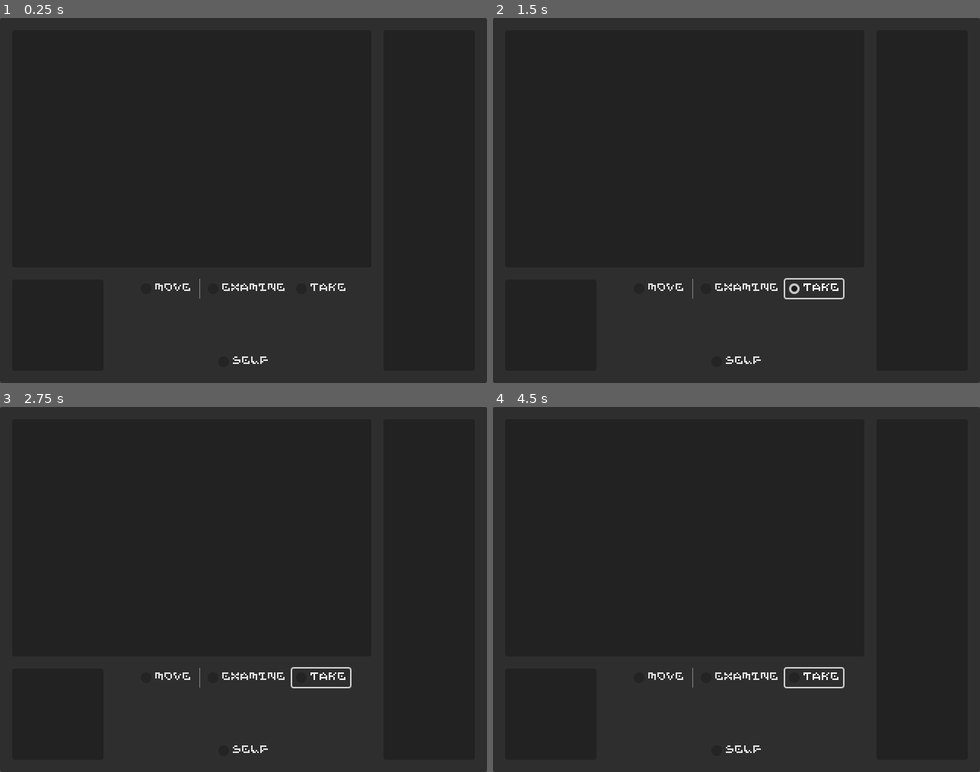
Above: before the commit, frames 1-4 (two rows, left to right).
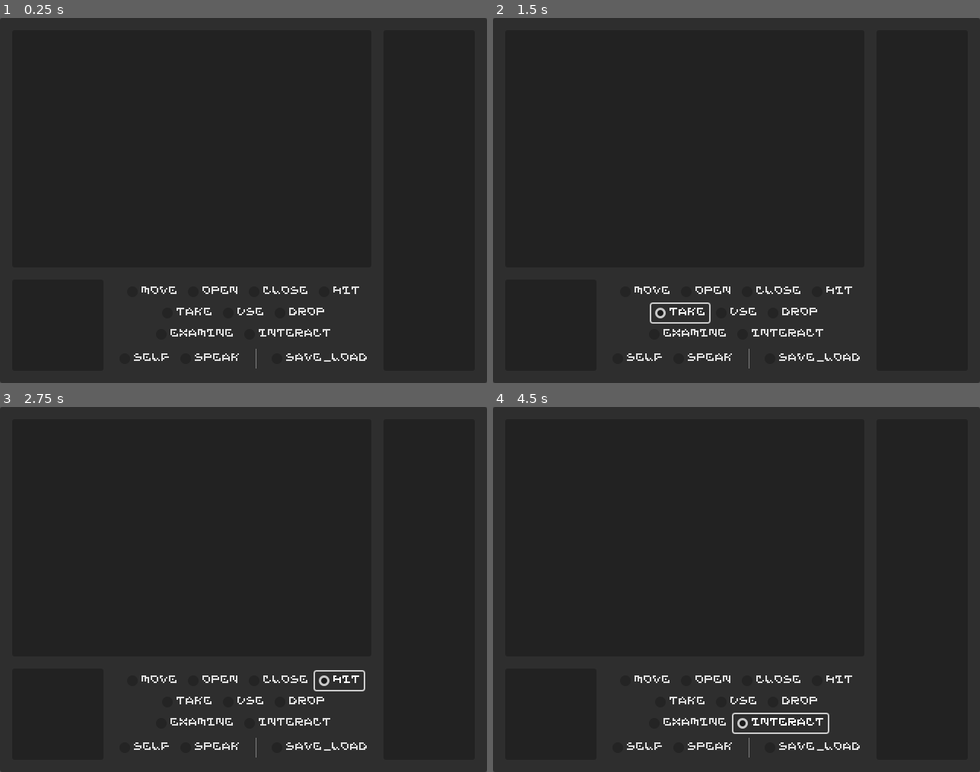
Above: after the commit, the same moments.

Repository: ViciousElia/escaping-ganymede
Game: Godot game, scene res://interfaces/screen_interface.tscn
Two runs of this game, one before a commit and one after it. Both use one fixed random seed, a clock stepped at 60 frames per second and the inputs below. The project has no main scene, so this scene is started directly.
Inputs (mouse positions are in pixels of both pictures, inside the frame that each line leads up to):
- Up to frame 1 (0.25 s): no input
- Up to frame 2 (1.5 s): click (707, 291) at 0.5 s, where only the run after the commit has a clickable "Open"; click "Take" at 1.25 s
- Up to frame 3 (2.75 s): click (340, 680) at 2 s, where only the run after the commit has a clickable "Hit"
- Up to frame 4 (4.5 s): click (736, 702) at 2.75 s, where only the run after the commit has a clickable "Use"; click (794, 702) at 3.5 s, where only the run after the commit has a clickable "Drop"; click (780, 724) at 4.25 s, where only the run after the commit has a clickable "Interact"

The runs differ from the first frame. In frame 1, 1.2% of the frame differs, in the area x 27-76%, y 71-97%; in frame 2, 1.6%; in frame 3, 1.5%; in frame 4, 1.6%.

Commit message:
More CommandsInterface. Started Cursors

Diff:
--- a/interfaces/commands_interface.tscn
+++ b/interfaces/commands_interface.tscn
@@ -1,7 +1,8 @@
-[gd_scene load_steps=3 format=3 uid="uid://d3diqigng61qk"]
+[gd_scene load_steps=4 format=3 uid="uid://d3diqigng61qk"]
 
 [ext_resource type="ButtonGroup" uid="uid://d12358eehbid3" path="res://interfaces/command_button_group.tres" id="1_px2gs"]
 [ext_resource type="ButtonGroup" uid="uid://cayfb41oq7vbm" path="res://interfaces/inventory_button_group.tres" id="2_gp1p6"]
+[ext_resource type="ButtonGroup" uid="uid://nh4ya0gsjrxd" path="res://interfaces/save_button_group.tres" id="3_dyv5x"]
 
 [node name="CommandsInterface" type="VBoxContainer"]
 anchors_preset = 15
@@ -10,6 +11,10 @@
 grow_horizontal = 2
 grow_vertical = 2
 alignment = 1
+
+[node name="Control3" type="Control" parent="."]
+layout_mode = 2
+size_flags_vertical = 3
 
 [node name="ActionCommands" type="HFlowContainer" parent="."]
 layout_mode = 2
@@ -22,20 +27,47 @@
 button_group = ExtResource("1_px2gs")
 text = "Move"
 
-[node name="Separator1" type="VSeparator" parent="ActionCommands"]
+[node name="OpenCommand" type="CheckBox" parent="ActionCommands"]
 layout_mode = 2
+button_group = ExtResource("1_px2gs")
+text = "Open"
+
+[node name="CloseCommand" type="CheckBox" parent="ActionCommands"]
+layout_mode = 2
+button_group = ExtResource("1_px2gs")
+text = "Close"
+
+[node name="HitCommand" type="CheckBox" parent="ActionCommands"]
+layout_mode = 2
+button_group = ExtResource("1_px2gs")
+text = "Hit"
+
+[node name="TakeCommand" type="CheckBox" parent="ActionCommands"]
+layout_mode = 2
+button_group = ExtResource("1_px2gs")
+text = "Take"
+
+[node name="UseCommand" type="CheckBox" parent="ActionCommands"]
+layout_mode = 2
+button_group = ExtResource("1_px2gs")
+text = "Use"
+
+[node name="DropCommand" type="CheckBox" parent="ActionCommands"]
+layout_mode = 2
+button_group = ExtResource("1_px2gs")
+text = "Drop"
 
 [node name="ExamineCommand" type="CheckBox" parent="ActionCommands"]
 layout_mode = 2
 button_group = ExtResource("1_px2gs")
 text = "Examine"
 
-[node name="TakeCommand" type="CheckBox" parent="ActionCommands"]
+[node name="InteractCommand" type="CheckBox" parent="ActionCommands"]
 layout_mode = 2
 button_group = ExtResource("1_px2gs")
-text = "Take"
+text = "Interact"
 
-[node name="Control" type="Control" parent="."]
+[node name="Control1" type="Control" parent="."]
 layout_mode = 2
 size_flags_vertical = 3
 
@@ -47,3 +79,22 @@
 layout_mode = 2
 button_group = ExtResource("2_gp1p6")
 text = "Self"
+
+[node name="SpeakCommand" type="CheckBox" parent="SpecialCommands"]
+layout_mode = 2
+button_group = ExtResource("1_px2gs")
+text = "Speak"
+
+[node name="VSeparator" type="VSeparator" parent="SpecialCommands"]
+layout_mode = 2
+size_flags_horizontal = 3
+
+[node name="Save_Load" type="CheckBox" parent="SpecialCommands"]
+layout_mode = 2
+button_group = ExtResource("3_dyv5x")
+text = "Save/Load"
+flat = true
+
+[node name="Control2" type="Control" parent="."]
+layout_mode = 2
+size_flags_vertical = 3
--- a/interfaces/message_interface.gd
+++ b/interfaces/message_interface.gd
@@ -142,16 +142,16 @@
 				if !isCommand :
 					$RichText.text += nextChunk
 					_message_progress += 1
+					var lines_length = _lines.reduce(func(accum,number):return accum+number,0)
 					if _message_progress >= currentString.length() :
-						var lines_length = _lines.reduce(func(accum,number):return accum+number,0)
 						_lines.push_back($RichText.text.length()-lines_length)
 						_wait_text()
 					var reducedText = $RichText.text.replace("[b]","").replace("[/b]","").replace("[i]","").replace("[/i]","").replace("[s]","").replace("[/s]","")
-					var lines_length = _lines.reduce(func(accum,number):return accum+number,0)
 					if reducedText.length() - lines_length > line_size.x :
 						var lastSpace = $RichText.text.rfind(" ")
 						if reducedText.length() - lastSpace > line_size.x : _lines.push_back(line_size.x)
 						elif lastSpace > 0 : _lines.push_back(lastSpace - lines_length)
+						# TODO : I think this might break for words spanning two lines in the midst of shorter words
 					if _lines.size()+2 >= line_size.y :
 						_lines.push_back(reducedText.length() - lines_length - _lines[-1])
 						_wait_text()
--- /dev/null
+++ b/interfaces/save_button_group.tres
@@ -0,0 +1,3 @@
+[gd_resource type="ButtonGroup" format=3 uid="uid://nh4ya0gsjrxd"]
+
+[resource]
--- a/interfaces/screen_interface.gd
+++ b/interfaces/screen_interface.gd
@@ -9,6 +9,14 @@
 var side_panel
 var menu_panel
 var message_panel
+
+var cursors = {
+	"navigation" : load("res://themes/cursors/cursor_brown.png"),
+	"interaction" : load("res://themes/cursors/cursor_green.png"),
+	"agression" : load("res://themes/cursors/cursor_red.png"),
+	"Understanding" : load("res://themes/cursors/cursor_yellow.png")
+}
+# EXAMPLE : Input.set_custom_mouse_cursor(arrow)
 
 var flags : Array[String]
 
--- a/interfaces/screen_interface.tscn
+++ b/interfaces/screen_interface.tscn
@@ -40,7 +40,6 @@
 [node name="NavigationMap" parent="MarginAllowance/MainSplit/LeftSplit/MenuSplit" instance=ExtResource("2_5k30o")]
 custom_minimum_size = Vector2(120, 120)
 layout_mode = 2
-size_flags_horizontal = 1
 
 [node name="CommandsInterface" parent="MarginAllowance/MainSplit/LeftSplit/MenuSplit" instance=ExtResource("3_ej2jt")]
 layout_mode = 2
Binary file added: themes/cursors/cursor_brown.png
Not shown, added: themes/cursors/cursor_brown.png.import
Binary file added: themes/cursors/cursor_cyan.png
Not shown, added: themes/cursors/cursor_cyan.png.import
Binary file added: themes/cursors/cursor_green.png
Not shown, added: themes/cursors/cursor_green.png.import
Binary file added: themes/cursors/cursor_purp.png
Not shown, added: themes/cursors/cursor_purp.png.import
Binary file added: themes/cursors/cursor_red.png
Not shown, added: themes/cursors/cursor_red.png.import
Binary file added: themes/cursors/cursor_yellow.png
Not shown, added: themes/cursors/cursor_yellow.png.import
(and 6 more such lines)
